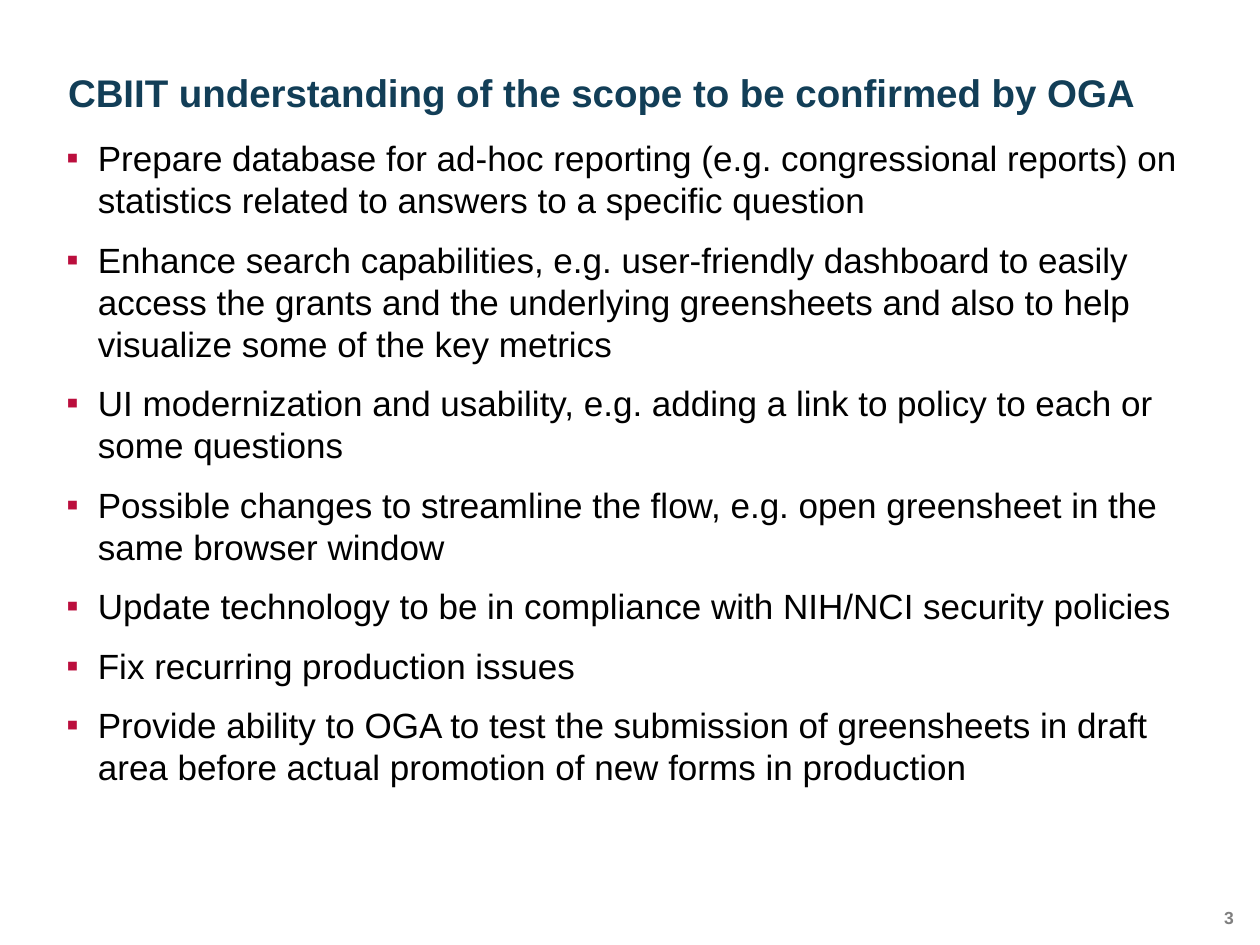
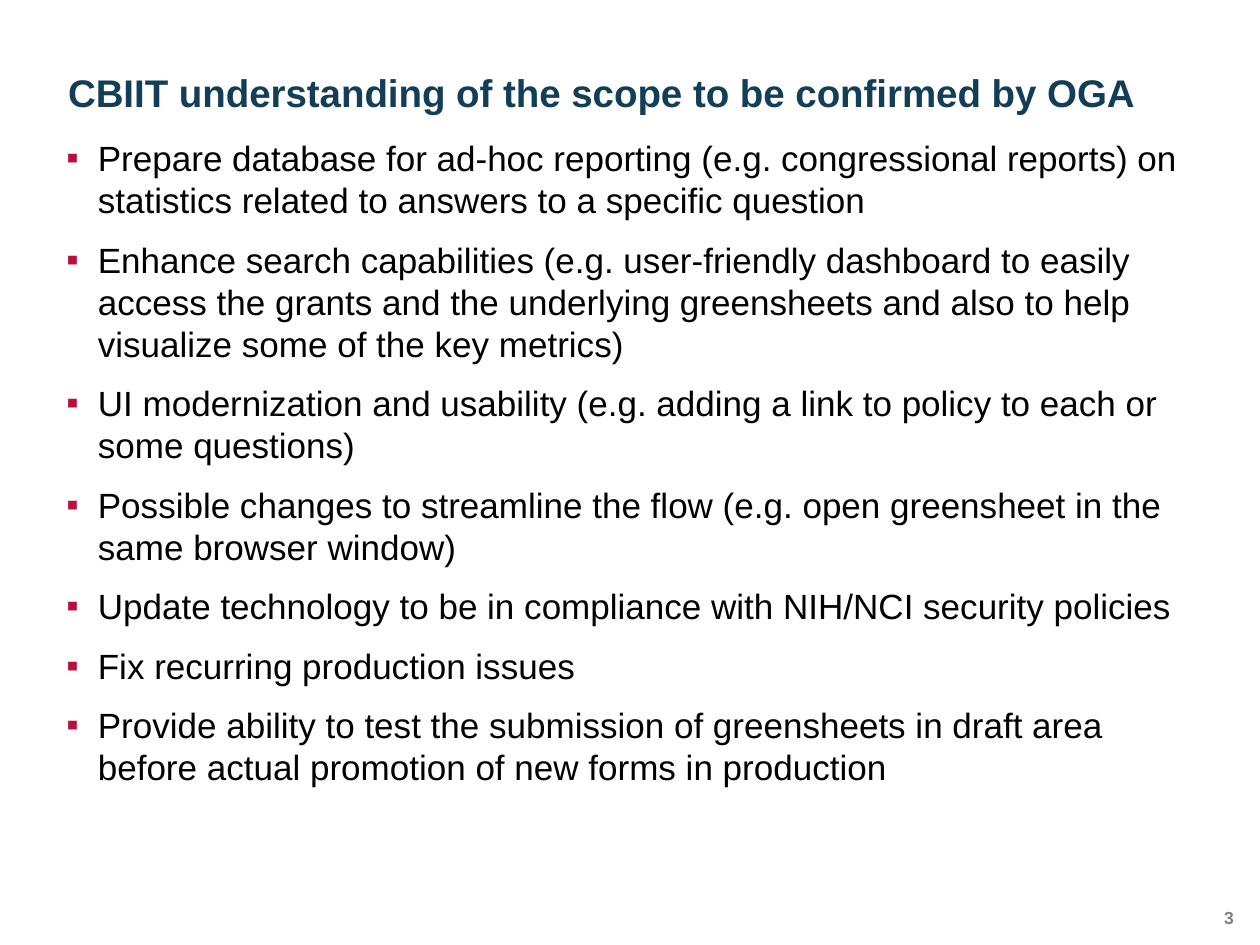
Before and after one commit to yaoh4/greensheets_classic, a slide deck: slide 3 of Requirements/Presentations/GreenSheets OGA presentation_version 3.pptx. Drawn at 1260x945 pixels with LibreOffice and Linux fonts; fonts in the diff are those of the drawing; background and template pictures are left out. Boxes give left, top, right and bottom in pixels: in the first picture for what was removed or moved away, otherwise in the second. Text is boxed around its words. In the diff, an @@ line names an element or a change of style, - is before the commit and + after.

```diff
--- a/Requirements/Presentations/GreenSheets OGA presentation_version 3.pptx
+++ b/Requirements/Presentations/GreenSheets OGA presentation_version 3.pptx
@@ text at (x1=98, y1=247, x2=1161, y2=567): text changed @@
-▪ Enhance search capabilities, e.g. user-friendly dashboard to easily access the grants and the underlying greensheets and also to help visualize some of the key metrics
-▪ UI modernization and usability, e.g. adding a link to policy to each or some questions
-▪ Possible changes to streamline the flow, e.g. open greensheet in the same browser window
+▪ Enhance search capabilities (e.g. user-friendly dashboard to easily access the grants and the underlying greensheets and also to help visualize some of the key metrics)
+▪ UI modernization and usability (e.g. adding a link to policy to each or some questions)
+▪ Possible changes to streamline the flow (e.g. open greensheet in the same browser window)
@@ text at (x1=98, y1=712, x2=1102, y2=787): text changed @@
-      ▪ Provide ability to OGA to test the submission of greensheets in draft area before actual promotion of new forms in production
+      ▪ Provide ability to test the submission of greensheets in draft area before actual promotion of new forms in production
```
Also in this commit, not shown: 2 other slides changed.
